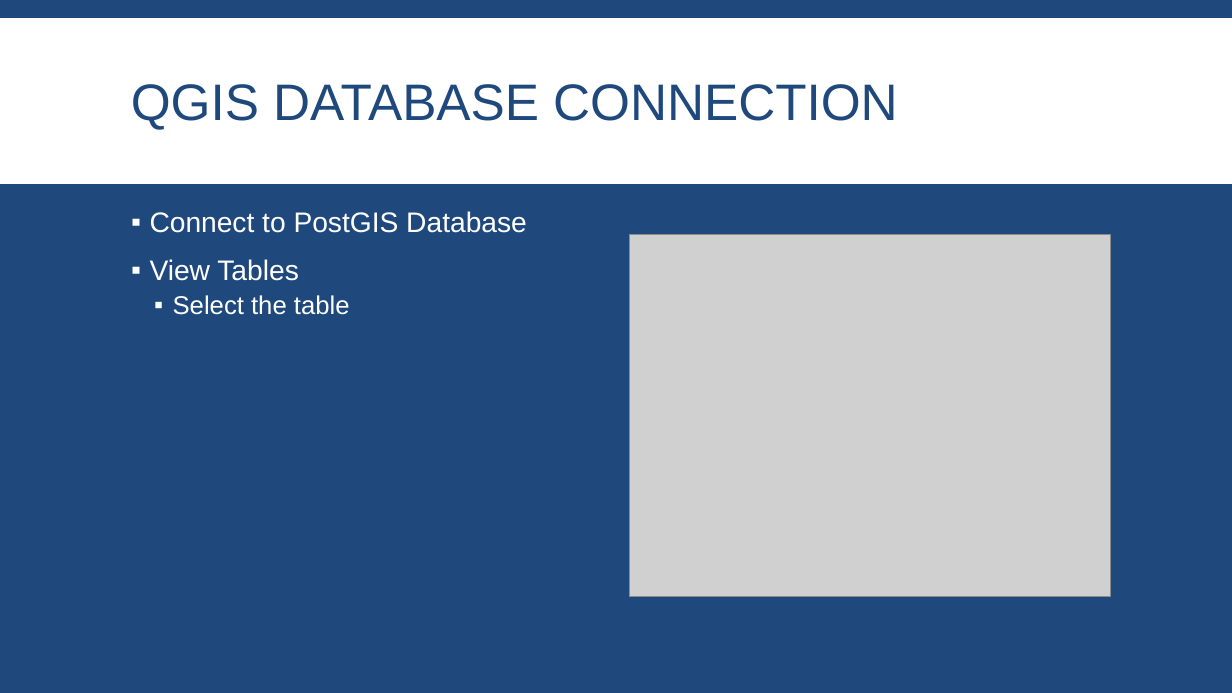
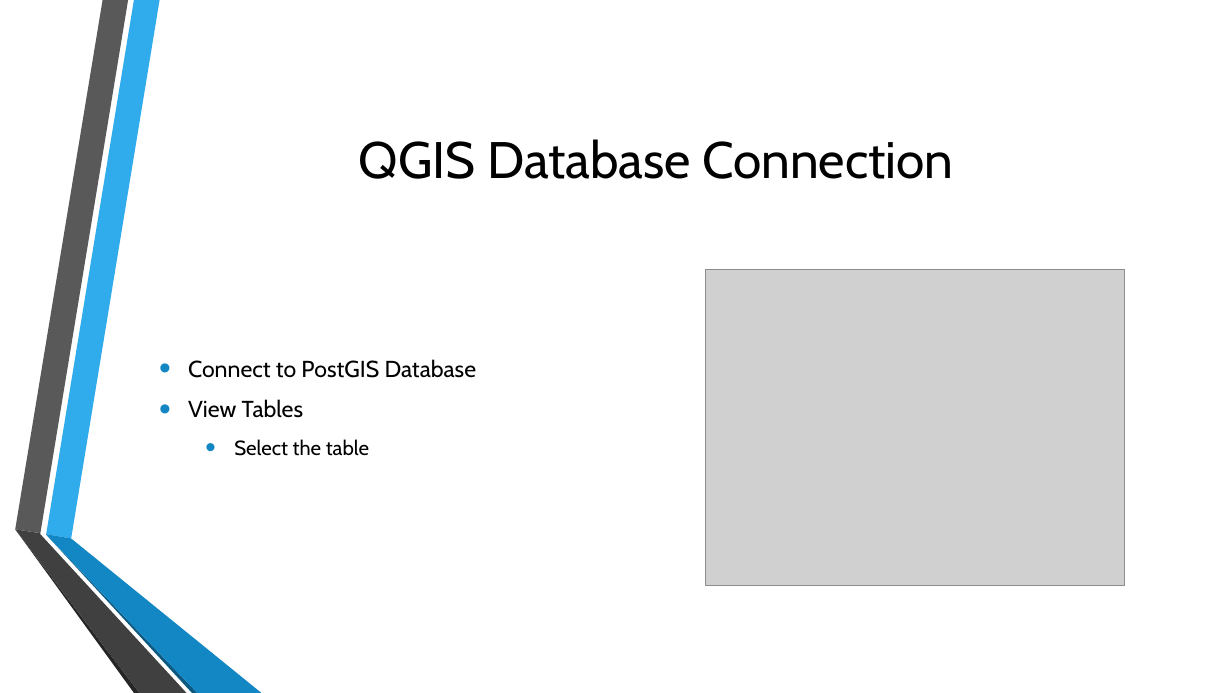
Before and after one commit to MGIS-UMN/GIS5577_week5, a slide deck: slide 29 of Spatial_Databases.odp (slide 28 before the commit). Drawn at 1232x693 pixels with LibreOffice and Linux fonts; fonts in the diff are those of the drawing; grey boxes stand for pictures; background and template pictures are left out. Boxes give left, top, right and bottom in pixels: in the first picture for what was removed or moved away, otherwise in the second. Text is boxed around its words. In the diff, an @@ line names an element or a change of style, - is before the commit and + after.

```diff
--- a/Spatial_Databases.odp
+++ b/Spatial_Databases.odp
@@ background #1F497D to picture (left out) @@
@@ freeform shape removed at (0, 18, 1232, 184) @@
@@ title at (359, 139, 953, 179): text changed; font Arial to Cabin; text colour #1F497D to #000000 @@
-QGIS DATABASE CONNECTION
+QGIS Database Connection
@@ text "Connect to PostGIS Database": place and size @@
-text "Connect to PostGIS Database" at (150, 211, 527, 315)
+text "Connect to PostGIS Database" at (188, 359, 477, 456)
@@ text "Connect to PostGIS Database" at (188, 359, 477, 456): size 22 to 18 pt in "Connect to PostGIS Database", "View Tables"; font Arial to Cabin, text colour #FFFFFF to #000000; size 20 to 16 pt in "Select the table"; bullet ▪ to •; line spacing 0.9 to 1; less space between paragraphs; bullet colour #FFFFFF to #1287C3; more space between paragraphs; vertical alignment top to middle @@
@@ picture: place and size @@
-picture at (629, 235, 1110, 596)
+picture at (705, 270, 1125, 586)
@@ group added at (15, 0, 262, 693): 6 freeform shapes @@
```
Also in this commit, not shown: 38 other slides changed, 2 slides added, 1 slide removed.
